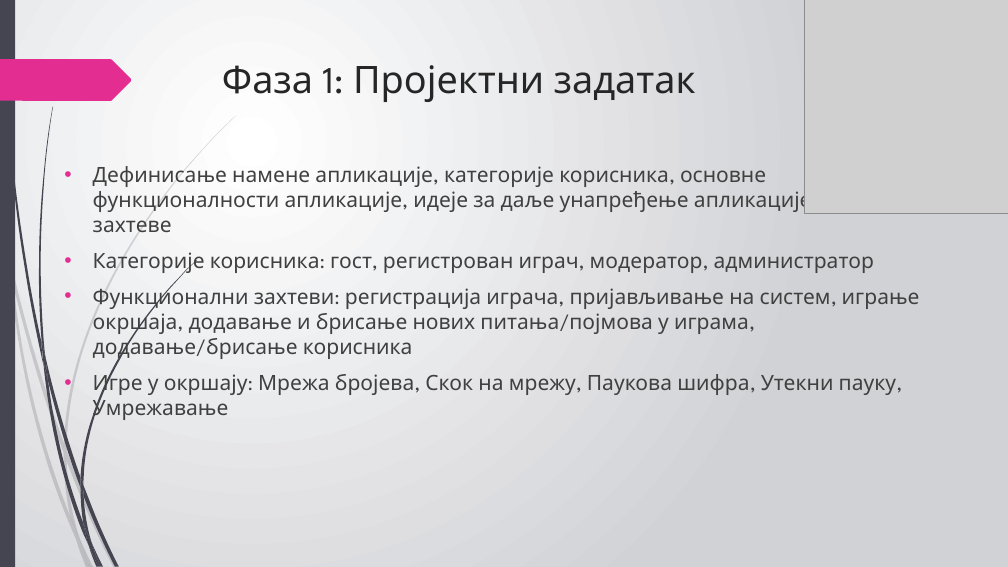
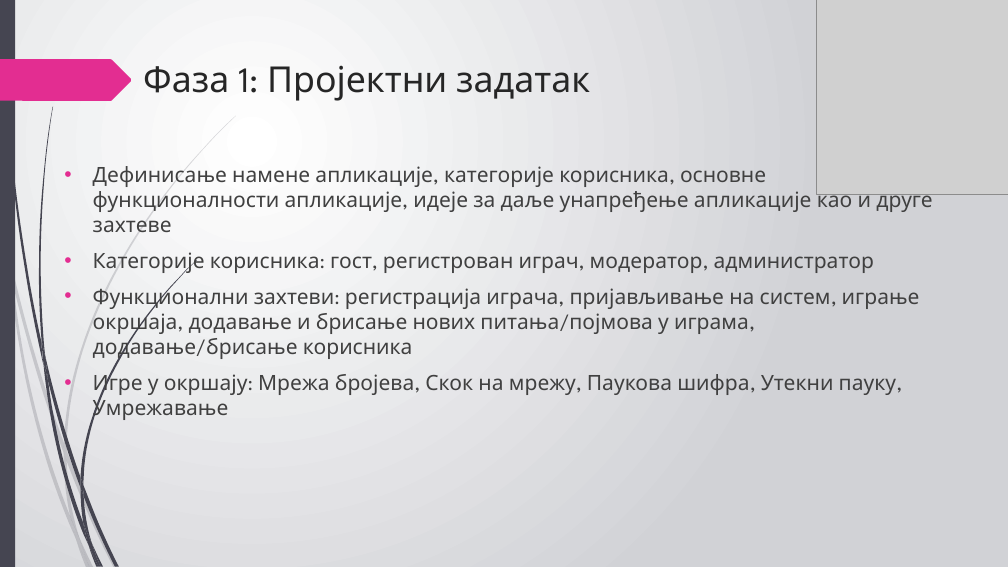
Before and after one commit to sanjaadrobnjak/psi-projekat, a slide deck: slide 2 of Dokumentacija/Mreza znanja.pptx. Drawn at 1008x567 pixels with LibreOffice and Linux fonts; fonts in the diff are those of the drawing; grey boxes stand for pictures. Boxes give left, top, right and bottom in pixels: in the first picture for what was removed or moved away, otherwise in the second. Text is boxed around its words. In the diff, an @@ line names an element or a change of style, - is before the commit and + after.

```diff
--- a/Dokumentacija/Mreza znanja.pptx
+++ b/Dokumentacija/Mreza znanja.pptx
@@ picture resized from (x1=804, y1=0, x2=1008, y2=213) to (x1=817, y1=0, x2=1008, y2=194) @@
@@ title "Фаза 1: Пројектни задатак" moved from (x1=222, y1=65, x2=696, y2=102) to (x1=143, y1=65, x2=590, y2=101) @@
@@ title "Фаза 1: Пројектни задатак" at (x1=143, y1=65, x2=590, y2=101): size 36 to 34 pt @@
```
Also in this commit, not shown: 10 other slides changed.
